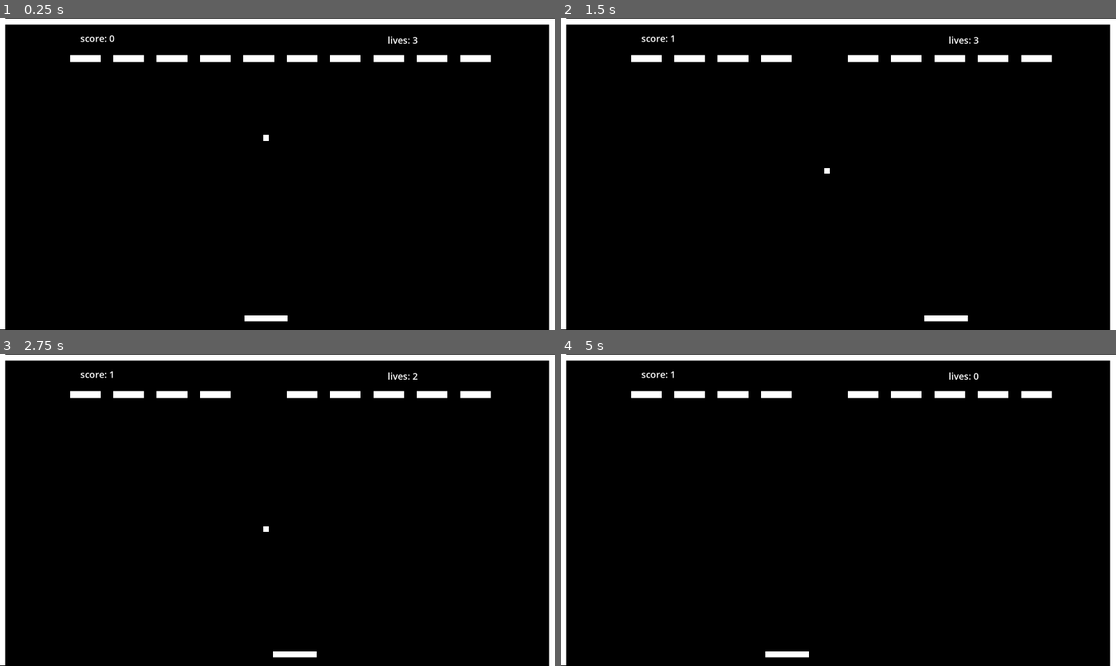
Above: before the commit, frames 1-4 (two rows, left to right).
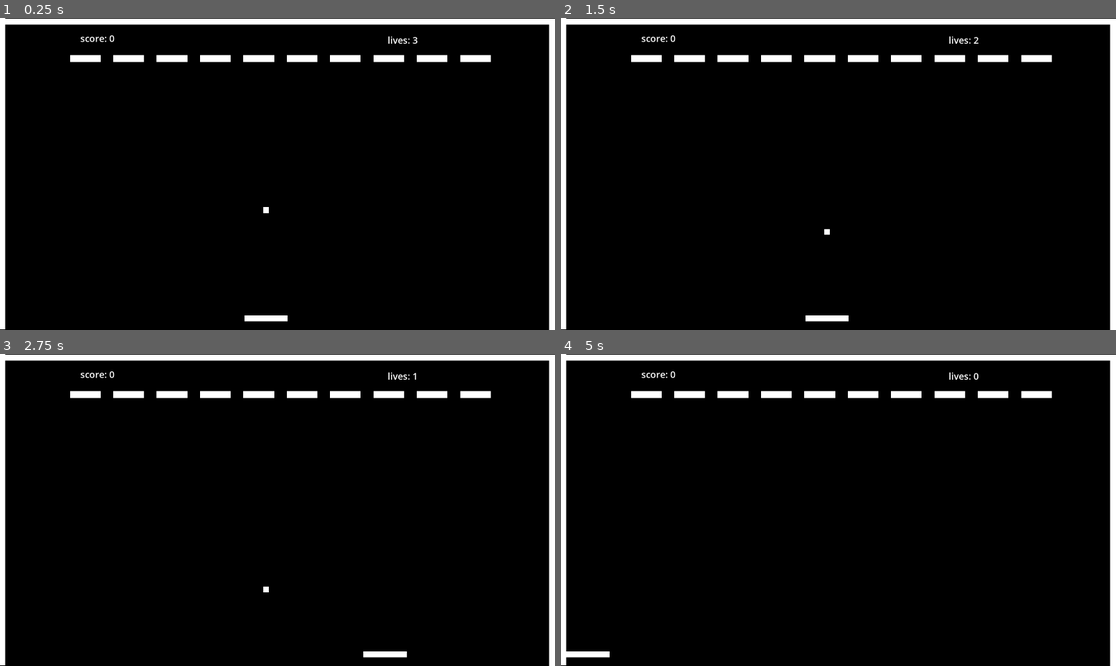
Above: after the commit, the same moments.

Repository: SecretShinobi/20-game-challenge-breakout
Game: Godot game, scene res://game.tscn
The game is run twice, just before and just after one commit, with the same random seed, the same clock (stepped at 60 frames per second) and the same inputs.
Inputs:
- Up to frame 1 (0.25 s): no input
- Up to frame 2 (1.5 s): tap Enter at 0.5 s; hold D (player_move_right) 0.53-1.28 s; tap Space at 1.25 s; hold A (player_move_left) from 1.28 s (still down)
- Up to frame 3 (2.75 s): tap Enter at 2 s; release A (player_move_left) at 2.03 s; hold D (player_move_right) from 2.03 s (still down)
- Up to frame 4 (5 s): tap Space at 2.75, 4.25 s; tap Enter at 3.5 s; release D (player_move_right) at 3.53 s; hold A (player_move_left) from 3.53 s (still down)

The runs differ from the first frame. In frame 1, less than 0.1% of the frame differs, in the area x 47-49%, y 37-63%; in frame 2, 0.5%; in frame 3, 0.5%, in the area x 19-76%, y 5-98%; in frame 4, 0.5%.
Error before the commit: Invalid call. Nonexistent function 'adjust_speed' in base 'CharacterBody2D (Ball)'. (res://Game/game.gd:36)

Commit message:
Add increasing speed
Cause the ball to increase in speed whenever a brick is broken

Diff:
--- a/Game/Ball/ball.gd
+++ b/Game/Ball/ball.gd
@@ -14,7 +14,7 @@
 # Called when the node enters the scene tree for the first time.
 func _ready():
 	set_position(Vector2(0.0, 0.0))
-	set_velocity(Vector2(0.0, -500.0))
+	set_velocity(Vector2(0.0, 500.0))
 
 
 # Called every frame. 'delta' is the elapsed time since the previous frame.
@@ -22,7 +22,6 @@
 	var collision = move_and_collide(velocity * delta)
 	if collision:
 		velocity = velocity.bounce(collision.get_normal())
-		# Change the bounce angle if ball hits paddle based on dist. from center
 		var object = collision.get_collider()
 		if object is Player:
 			var ball_x = get_global_position().x
@@ -30,11 +29,12 @@
 			velocity.x = (ball_x - paddle_x) * 5
 		if object is Brick:
 			object.decrease_health(damage)
+			print(str(velocity.normalized()))
 
 # Functions
 func _reset():
 	set_position(Vector2(0.0, 0.0))
-	set_velocity(Vector2(0.0, velocity.y))
+	set_velocity(Vector2(0.0, 500.0))
 
 
 func _on_kill_zone_body_entered(body):
@@ -42,5 +42,5 @@
 	_reset()
 
 
-#func adjust_speed(speed: Vector2):
-	#velocity += speed
+func adjust_speed(speed: int):
+	velocity += (velocity.normalized() * speed)
--- a/Game/game.gd
+++ b/Game/game.gd
@@ -33,7 +33,7 @@
 	score += points
 	bricks_remaining -= 1
 	hud.update_hud()
-	ball.adjust_speed(Vector2(0.0, 100.0))
+	ball.adjust_speed(50.0)
 
 
 func _on_life_lost():
